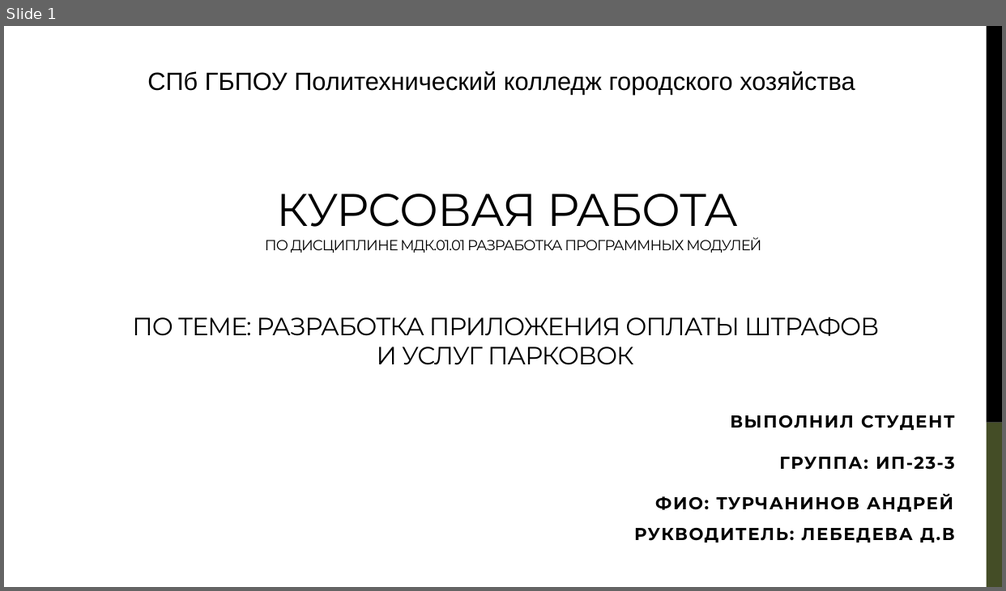
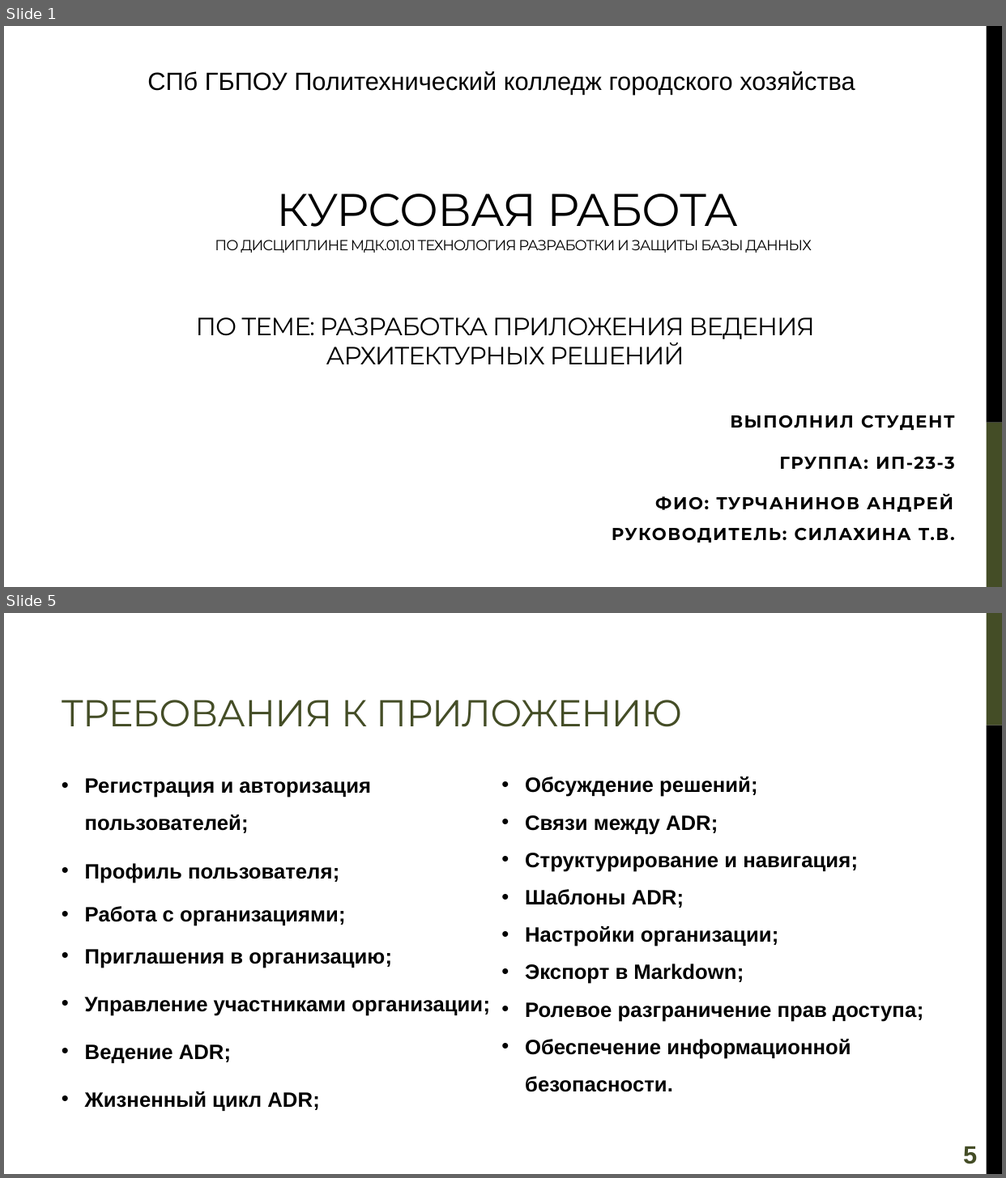
Before and after one commit to CasCadeVR/CADR, a slide deck: docs/КурсоваяРабота_Презентация_Турчанинов.pptx. Shown one above the other, each under a label of ours: slide 1 before the commit, slides 1 and 5 after it; the slides between them are not shown. The pictures are 1006x591 and 1006x1178 pixels, drawn with LibreOffice and Linux fonts; fonts in the diff are those of the drawing. Boxes give left, top, right and bottom in pixels: in the first picture for what was removed or moved away, otherwise in the second. Text is boxed around its words. In the diff, an @@ line names an element or a change of style, - is before the commit and + after.

```diff
--- a/docs/КурсоваяРабота_Презентация_Турчанинов.pptx
+++ b/docs/КурсоваяРабота_Презентация_Турчанинов.pptx
@@ slide 5 added at box(4, 613, 1002, 1174), background #FFFFFF @@
@@ rectangle added at box(987, 613, 1002, 726), fill #444D26 @@
@@ title added at box(62, 700, 682, 727), 36 pt, text #444D26 @@
+ТРЕБОВАНИЯ К ПРИЛОЖЕНИЮ
@@ rectangle added at box(987, 726, 1002, 1174), fill #000000 @@
@@ text added at box(85, 778, 490, 1111), 20 pt, text #000000, bold @@
+• Регистрация и авторизация пользователей;
+• Профиль пользователя;
+• Работа с организациями;
+• Приглашения в организацию;
+• Управление участниками организации;
+• Ведение ADR;
+• Жизненный цикл ADR;
@@ text added at box(525, 777, 923, 1093), 20 pt, text #000000, bold @@
+• Обсуждение решений;
+• Связи между ADR;
+• Структурирование и навигация;
+• Шаблоны ADR;
+• Настройки организации;
+• Экспорт в Markdown;
+• Ролевое разграничение прав доступа;
+• Обеспечение информационной безопасности.
@@ page number added at box(963, 1146, 977, 1165), 24 pt, text #444D26, bold @@
+5
@@ slide 1 changed as well @@
@@ title at box(215, 194, 811, 253): text changed @@
-КУРСОВАЯ РАБОТА
-ПО ДИСЦИПЛИНЕ МДК.01.01 РАЗРАБОТКА ПРОГРАММНЫХ МОДУЛЕЙ
+КУРСОВАЯ РАБОТА
+ПО ДИСЦИПЛИНЕ МДК.01.01 ТЕХНОЛОГИЯ РАЗРАБОТКИ И ЗАЩИТЫ БАЗЫ ДАННЫХ
@@ text at box(196, 318, 815, 365): text changed @@
-ПО ТЕМЕ: РАЗРАБОТКА ПРИЛОЖЕНИЯ ОПЛАТЫ ШТРАФОВ И УСЛУГ ПАРКОВОК
+ПО ТЕМЕ: РАЗРАБОТКА ПРИЛОЖЕНИЯ ВЕДЕНИЯ
+АРХИТЕКТУРНЫХ РЕШЕНИЙ
@@ subtitle at box(612, 494, 955, 543): text changed @@
-ФИО: ТУРЧАНИНОВ АНДРЕЙ
-РУКВОДИТЕЛЬ: ЛЕБЕДЕВА Д.В
+ФИО: ТУРЧАНИНОВ АНДРЕЙ
+РУКОВОДИТЕЛЬ: СИЛАХИНА Т.В.
```
Also in this commit, not shown: 3 other slides changed, 7 other slides added, 12 slides removed, 3 other files.
